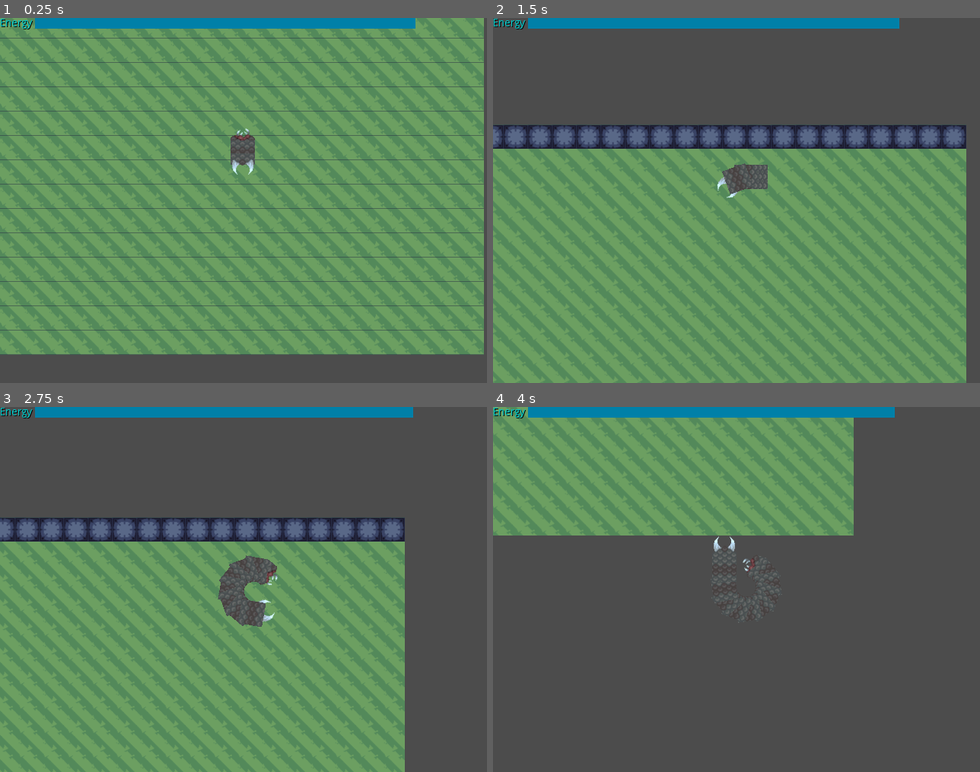
Above: before the commit, frames 1-4 (two rows, left to right).
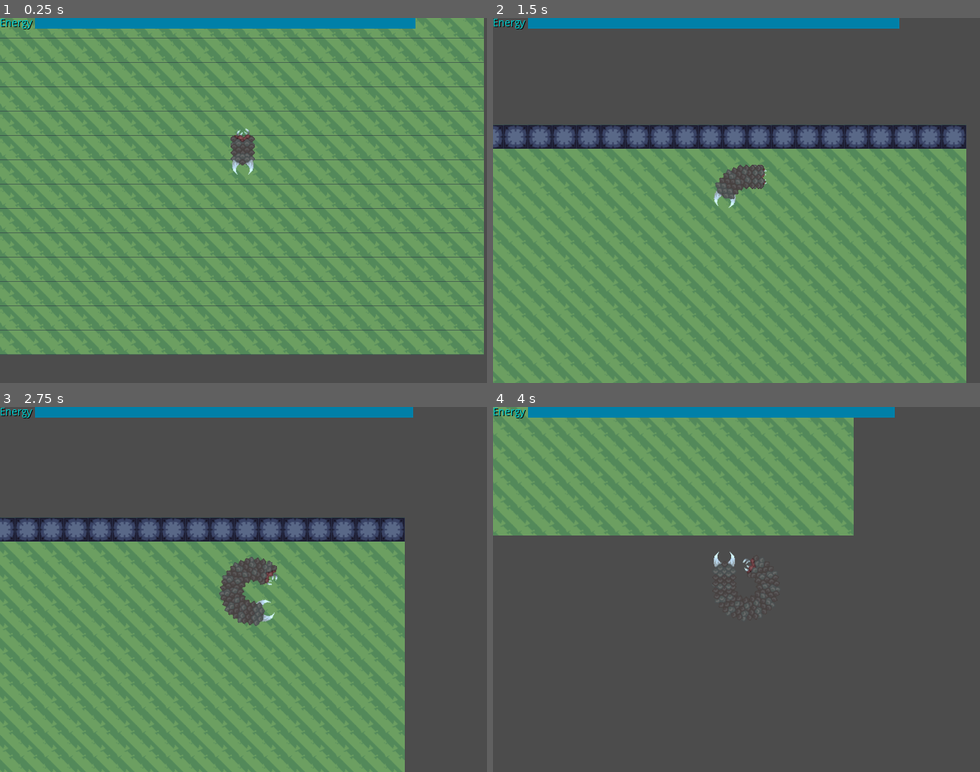
Above: after the commit, the same moments.

Repository: Ridote/LudumDare20180811RunningOutOfSpace
Game: Godot game, scene res://Entities/Main.tscn
The game is run twice, just before and just after one commit, with the same random seed, the same clock (stepped at 60 frames per second) and the same inputs.
Inputs:
- Up to frame 1 (0.25 s): no input
- Up to frame 2 (1.5 s): hold Right (ui_right) 0.53-1.28 s; hold G 0.53-1.28 s; hold Down (ui_down) from 1.28 s (still down); tap G at 1.35 s
- Up to frame 3 (2.75 s): release Down (ui_down) at 2.03 s; hold Right (ui_right) from 2.03 s (still down); hold G from 2.03 s (still down)
- Up to frame 4 (4 s): release Right (ui_right) at 2.78 s; release G at 2.78 s; hold Up (ui_up) 2.78-3.53 s; tap G at 2.85 s; hold Left (ui_left) from 3.53 s (still down); hold G from 3.53 s (still down)

The runs differ from the first frame. In frame 1, less than 0.1% of the frame differs, in the area x 47-53%, y 33-41%; in frame 2, 0.4%; in frame 3, 0.3%; in frame 4, 0.4%, in the area x 44-60%, y 35-60%.

Commit message:
New graphics and devourer working properly

Diff:
--- a/Entities/Player/Body.tscn
+++ b/Entities/Player/Body.tscn
@@ -1,7 +1,7 @@
 [gd_scene load_steps=4 format=2]
 
 [ext_resource path="res://Entities/Player/Body.gd" type="Script" id=1]
-[ext_resource path="res://Graphics/Sprites/Player/devourer0.png" type="Texture" id=2]
+[ext_resource path="res://Graphics/Sprites/Player/devourer1.png" type="Texture" id=2]
 
 [sub_resource type="RectangleShape2D" id=1]
 
--- a/Entities/Player/Head.gd
+++ b/Entities/Player/Head.gd
@@ -14,21 +14,25 @@
 	self.player = player
 	self.previous = previous
 	self.next = next
-	previousPosition = [previous.global_position, previous.global_position]
-	previousRotation = [previous.rotation, previous.rotation]
-
+	previousPosition = [previous.global_position, previous.global_position, previous.global_position]
+	previousRotation = [previous.rotation, previous.rotation, previous.rotation]
 func setNext(next):
 	self.next = next
 
 func updateBody():
+	#We are keeping track of three positions since we will have 3 different speeds and we don't want to sprite to break or merge
 	previousPosition[0] = previousPosition[1]
 	previousRotation[0] = previousRotation[1]
-	previousPosition[1] = global_position
-	previousRotation[1] = rotation
-	global_position = previous.previousPosition[0]
-	rotation = previous.previousRotation[0]
+	previousPosition[1] = previousPosition[2]
+	previousRotation[1] = previousRotation[2]
+	previousPosition[2] = global_position
+	previousRotation[2] = rotation
+
+	global_position = previous.previousPosition[player.speedPhase]
+	rotation = previous.previousRotation[player.speedPhase]
+
 	if(previous != null):
-		global_position = previous.previousPosition[0]# - Vector2(sin(previous.previousRotation), -cos(previous.previousRotation)).normalized()*16
+		global_position = previous.previousPosition[player.speedPhase]
 
 	if(previous.has_method("updateBody")):
 		previous.updateBody()
--- a/Entities/Player/Head.tscn
+++ b/Entities/Player/Head.tscn
@@ -1,7 +1,7 @@
 [gd_scene load_steps=4 format=2]
 
 [ext_resource path="res://Entities/Player/Head.gd" type="Script" id=1]
-[ext_resource path="res://Graphics/Sprites/Player/devourer0.png" type="Texture" id=2]
+[ext_resource path="res://Graphics/Sprites/Player/devourer1.png" type="Texture" id=2]
 
 [sub_resource type="RectangleShape2D" id=1]
 
--- a/Entities/Player/Mouth.gd
+++ b/Entities/Player/Mouth.gd
@@ -1,11 +1,14 @@
 extends KinematicBody2D
 
-var previousPosition = [Vector2(0,0), Vector2(0,0)]
-var previousRotation = [0, 0]
+var previousPosition = [Vector2(0,0), Vector2(0,0), Vector2(0,0)]
+var previousRotation = [0, 0, 0]
 
 func _physics_process(delta):
 	previousPosition[0] = previousPosition[1]
 	previousRotation[0] = previousRotation[1]
 
-	previousPosition[1] = global_position
-	previousRotation[1] = rotation
+	previousPosition[1] = previousPosition[2]
+	previousRotation[1] = previousRotation[2]
+
+	previousPosition[2] = global_position
+	previousRotation[2] = rotation
--- a/Entities/Player/Player.gd
+++ b/Entities/Player/Player.gd
@@ -16,7 +16,7 @@
 var normalSpeed = 5
 var minSpeed = 2
 var torque = 10
-var running = false
+var speedPhase = 1
 
 #GUI
 var minEnergyValue = 5
@@ -41,24 +41,23 @@
 	var vel = Vector2(sin($Mouth.rotation), -cos($Mouth.rotation)).normalized()
 	if up && !tired && currentEnergy > minEnergyValue:
 		vel = vel*maxSpeed
+		speedPhase = 2
 		currentEnergy -= 1
 	elif slowDown && !tired && currentEnergy > minEnergyValue:
 		vel = vel*minSpeed
+		speedPhase = 0
 		currentEnergy -= 1
 	else:
 		vel = vel*normalSpeed
+		speedPhase = 1
 		currentEnergy += 1
 		if currentEnergy > maxEnergyValue:
 			currentEnergy = maxEnergyValue
 	if currentEnergy == minEnergyValue:
 		$SpeedCooldown.start()
 		tired = true
-
-	if growButton && canGrow:
-		$WaitUntilNewGrouth.start()
-		canGrow = false
+	if growButton:
 		grow()
-
 	#Because we are playing with the orientation to calculate the speed, we will rotate the head to calculate the new speed direction
 	if right:
 		$Mouth.rotation_degrees+=torque
@@ -94,13 +93,18 @@
 	$Tail.updateBody()
 
 func grow():
-	var body = bodyPrefab.instance()
-	var prevBody = $Tail.previous
-	prevBody.setNext(body)
-	body.setBodies(self, prevBody, $Tail)
-	$Tail.player.add_child(body)
-	$Tail.setBodies(self, body, null)
+	if canGrow:
+		$WaitUntilNewGrouth.start()
+		canGrow = false
+		var body = bodyPrefab.instance()
+		$Tail.player.add_child(body)
 
+		var prevBody = $Tail.previous
+		body.setBodies(self, prevBody, $Tail)
+		#Dirty temporal fix
+		body.global_position.x = 10000
+		prevBody.setNext(body)
+		$Tail.setBodies(self, body, null)
 
 func die():
 	print("Die not implemented yet")
--- a/Entities/Player/Tail.tscn
+++ b/Entities/Player/Tail.tscn
@@ -1,7 +1,7 @@
 [gd_scene load_steps=4 format=2]
 
 [ext_resource path="res://Entities/Player/Tail.gd" type="Script" id=1]
-[ext_resource path="res://Graphics/Sprites/Player/devourer0.png" type="Texture" id=2]
+[ext_resource path="res://Graphics/Sprites/Player/devourer1.png" type="Texture" id=2]
 
 [sub_resource type="RectangleShape2D" id=1]
 
Binary file added: Graphics/Sprites/Player/devourer1.png
Not shown, added: Graphics/Sprites/Player/devourer1.png.import
Binary file added: Graphics/Textures/allsheet0.png
Not shown, added: Graphics/Textures/allsheet0.png.import
